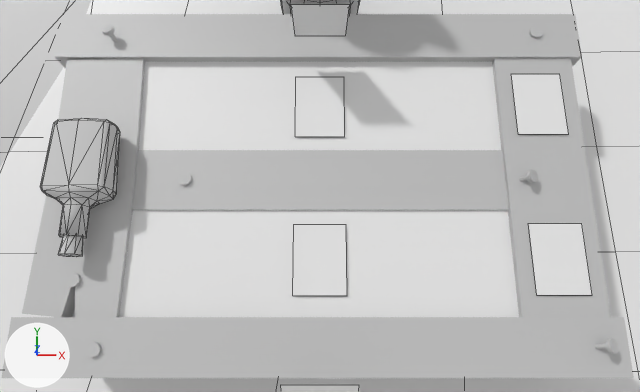
A saved change to the Blender file sogliola/datafiles/graphics/scene.blend.
Rendered twice from the file's camera 'CamAq'. Every picture has the same lights, and +X, +Y and +Z are marked at lower left. Mesh edges are drawn as thin lines on the coarser meshes.

The first picture shows 'AqOp', 'AqPl', 'DckOp', 'DckPl', 'HndOp', 'HndPl', 'mesh_bottle', 'mesh_cat', 'mesh_ocean', 'mesh_sand', 'mesh_table', 'mesh_tablewater'.
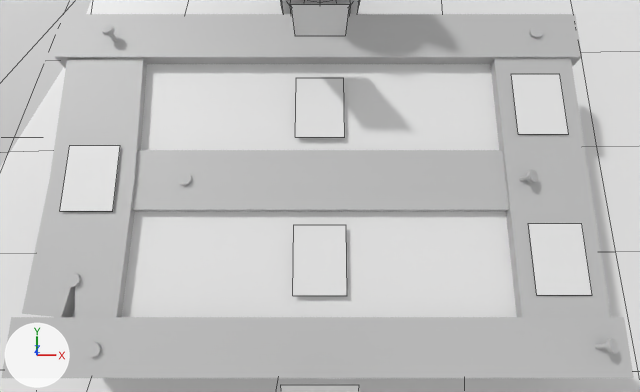
Commit message: changed bottle model

Where the newer file only moved an object's origin or applied its transform, the numbers keep the older frame.

Where the change shows, as pixel boxes (x1, y1, x2, y2) in the pictures (640 x 392 px):
'mesh_tablewater', moved
    before: (119, 62, 519, 317)
    after: (122, 64, 517, 317)
'mesh_bottle', mesh moved (not visible afterwards)
    before: (40, 118, 120, 257)
'AqPl', moved
    before: (293, 224, 347, 296)
    after: (293, 225, 347, 296)
'BottlePos', added
    after: (60, 145, 120, 211)
'AqOp', moved
    before: (295, 77, 345, 137)
    after: (295, 78, 345, 137)

Patch to the scene script:
```diff
--- a/sogliola/datafiles/graphics/scene.blend.py
+++ b/sogliola/datafiles/graphics/scene.blend.py
@@ me_mesh_014 @@
 me_mesh_014.from_pydata(...)  # 80 vertices, 152 faces; spans x -4.8..4.8, y -11.9..7.4, z -0.3..5.5
 # used by ob_mesh_bottle; location = (-4.26, 0.0, 1.62); scale = (0.125, 0.125, 0.125)
+# me_mesh_014 part 1: the whole mesh is moved by (33.9, 0.0, -12.9)
 me_mesh_014.materials.append(mat_material__2)
@@ ob_aqop @@
 ob_aqop = bpy.data.objects.new('AqOp', me_plane_004)
-ob_aqop.location = (0.0, 1.5, 1.49)
+ob_aqop.location = (0.0, 1.5, 1.46)
@@ ob_aqpl @@
 ob_aqpl = bpy.data.objects.new('AqPl', me_plane_001)
-ob_aqpl.location = (0.0, -1.5, 1.49)
+ob_aqpl.location = (0.0, -1.5, 1.46)
@@ ob_mesh_tablewater @@
 ob_mesh_tablewater = bpy.data.objects.new('mesh_tablewater', me_mesh_013)
-ob_mesh_tablewater.location = (0.0, 0.0, 1.45)
+ob_mesh_tablewater.location = (0.0, 0.0, 1.35)
 ob_mesh_tablewater.scale = (0.1, 0.1, 0.1)
@@ ob_bottlepos @@
+ob_bottlepos = bpy.data.objects.new('BottlePos', me_plane_003.copy())  # the mesh of ob_hndop
+ob_bottlepos.location = (-4.25, 0.0, 1.62)
```
